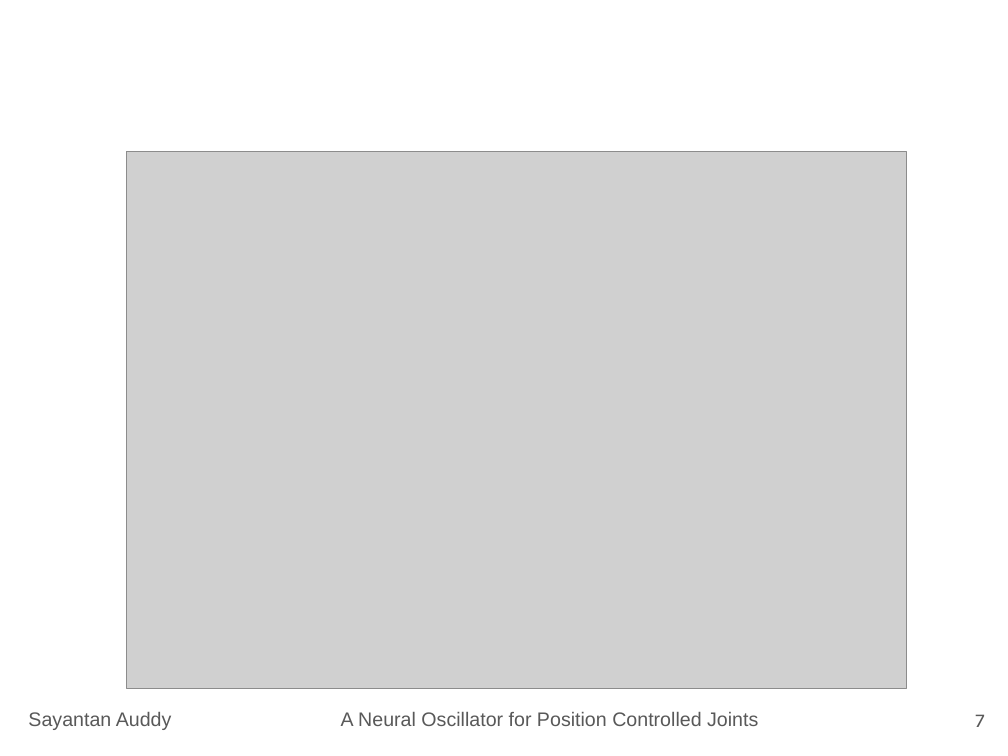
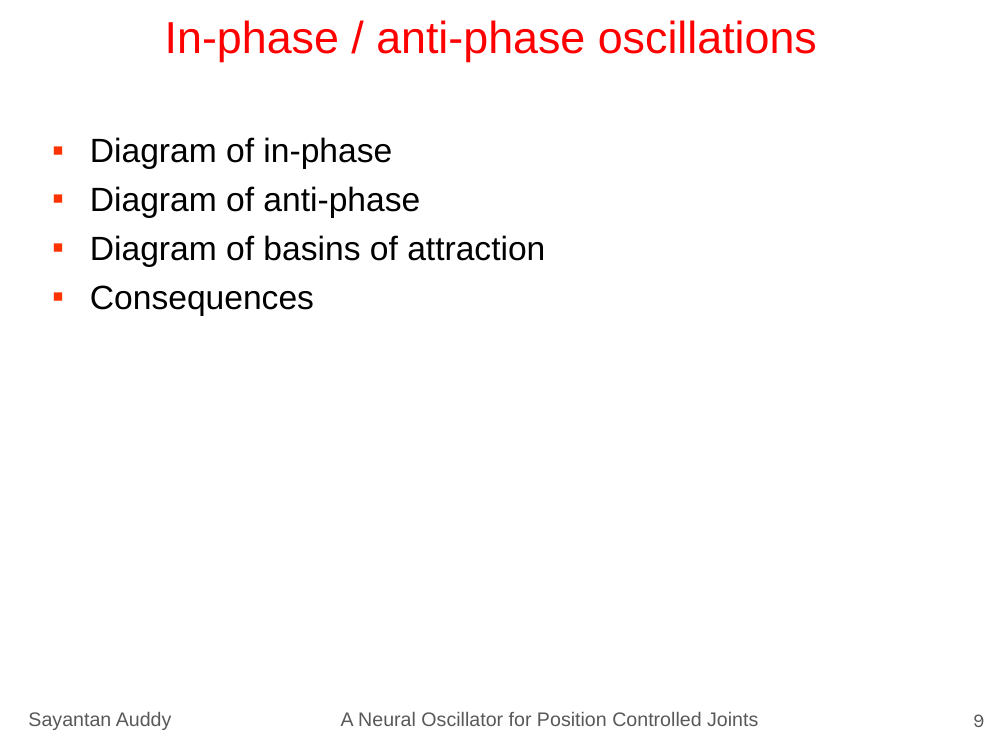
Before and after one commit to sayantanauddy/matsuoka_joint_control, a slide deck: slide 9 of presentation/Sayantan_Auddy_IS_Presentation.pptx (slide 7 before the commit). Drawn at 1008x756 pixels with LibreOffice and Linux fonts; fonts in the diff are those of the drawing; grey boxes stand for pictures. Boxes give left, top, right and bottom in pixels: in the first picture for what was removed or moved away, otherwise in the second. Text is boxed around its words. In the diff, an @@ line names an element or a change of style, - is before the commit and + after.

```diff
--- a/presentation/Sayantan_Auddy_IS_Presentation.pptx
+++ b/presentation/Sayantan_Auddy_IS_Presentation.pptx
@@ title added at (165,20,817,62), 32 pt, text #FF0000 @@
+In-phase / anti-phase oscillations
@@ text added at (90,137,545,316), 24 pt, text #000000 @@
+▪ Diagram of in-phase
+▪ Diagram of anti-phase
+▪ Diagram of basins of attraction
+▪ Consequences
@@ picture removed at (127,151,906,688) @@
@@ page number at (973,714,984,727): text changed @@
-7
+9
```
Also in this commit, not shown: 12 other slides changed, 3 slides removed.
